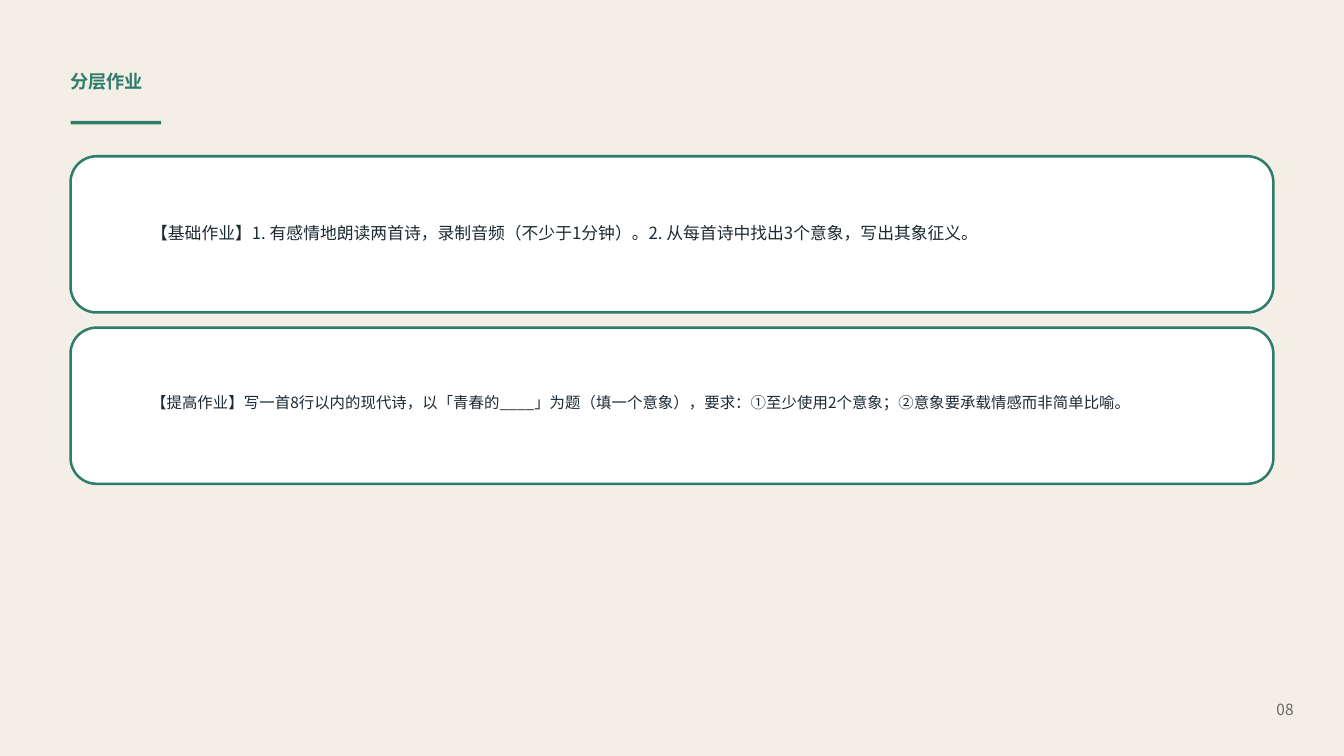
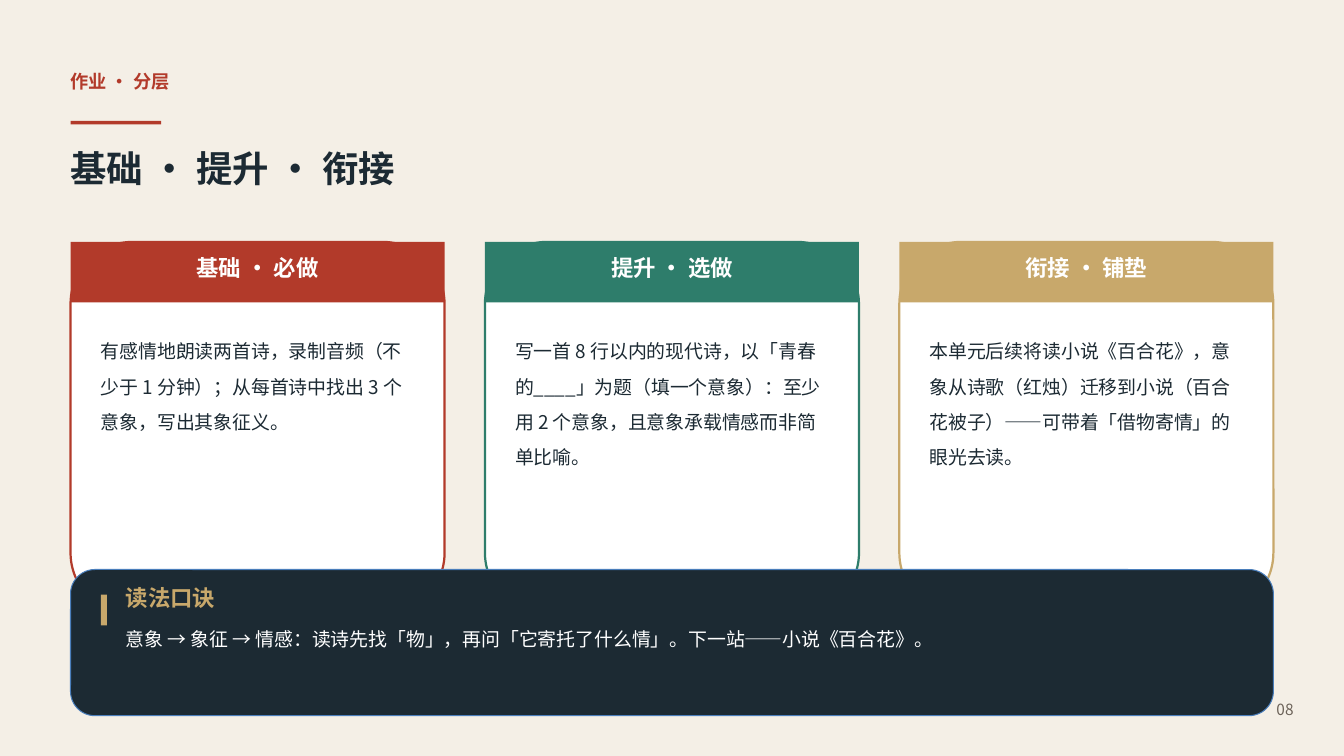
Before and after one commit to katarakinkim-arch/english-lesson-miniprogram, a slide deck: slide 8 of preview_v7/cn/l-cn-bs-u1-3.pptx. Drawn at 1344x756 pixels with LibreOffice and Linux fonts; fonts in the diff are those of the drawing. Boxes give left, top, right and bottom in pixels: in the first picture for what was removed or moved away, otherwise in the second. Text is boxed around its words. In the diff, an @@ line names an element or a change of style, - is before the commit and + after.

Commit message:
fine: 语文 必修上 u2-1 + 第一单元 u1-1..u1-3 精细化课堂PPTX（四层审计全PASS）

```diff
--- a/preview_v7/cn/l-cn-bs-u1-3.pptx
+++ b/preview_v7/cn/l-cn-bs-u1-3.pptx
@@ text at <box>71,72,169,90</box>: text changed; text colour #2E7D6B to #B23A2A @@
-分层作业
+作业 · 分层
@@ rectangle at <box>71,121,161,124</box>: fill #2E7D6B to #B23A2A @@
@@ rounded rectangle removed at <box>71,156,1273,313</box> @@
@@ text added at <box>71,151,395,186</box>, 26 pt, text #1C2A33, bold @@
+基础 · 提升 · 衔接
@@ rounded rectangle added at <box>71,242,445,615</box>, fill #FFFFFF, outline #B23A2A 1.6 pt @@
@@ rectangle added at <box>71,242,445,302</box>, fill #B23A2A @@
@@ text added at <box>197,257,319,278</box>, 16 pt, text #FFFFFF, bold @@
+基础 · 必做
@@ rounded rectangle added at <box>485,242,859,615</box>, fill #FFFFFF, outline #2E7D6B 1.6 pt @@
@@ rectangle added at <box>485,242,859,302</box>, fill #2E7D6B @@
@@ text added at <box>611,257,733,278</box>, 16 pt, text #FFFFFF, bold @@
+提升 · 选做
@@ rounded rectangle added at <box>899,242,1273,615</box>, fill #FFFFFF, outline #C8A86B 1.6 pt @@
@@ rectangle added at <box>899,242,1273,302</box>, fill #C8A86B @@
@@ text added at <box>1025,257,1148,278</box>, 16 pt, text #FFFFFF, bold @@
+衔接 · 铺垫
@@ rounded rectangle removed at <box>71,328,1273,484</box> @@
@@ text at <box>101,342,402,431</box>: text changed; size 12 to 13.5 pt @@
-【基础作业】1. 有感情地朗读两首诗，录制音频（不少于1分钟）。2. 从每首诗中找出3个意象，写出其象征义。
+有感情地朗读两首诗，录制音频（不少于 1 分钟）；从每首诗中找出 3 个意象，写出其象征义。
@@ text added at <box>515,342,821,466</box>, 13.5 pt, text #1C2A33 @@
+写一首 8 行以内的现代诗，以「青春的____」为题（填一个意象）：至少用 2 个意象，且意象承载情感而非简单比喻。
@@ text added at <box>930,342,1231,466</box>, 13.5 pt, text #1C2A33 @@
+本单元后续将读小说《百合花》，意象从诗歌（红烛）迁移到小说（百合花被子）——可带着「借物寄情」的眼光去读。
@@ text removed at <box>151,395,1130,411</box> @@
-【提高作业】写一首8行以内的现代诗，以「青春的____」为题（填一个意象），要求：①至少使用2个意象；②意象要承载情感而非简单比喻。
@@ rounded rectangle added at <box>71,570,1273,716</box>, fill #1C2A33, outline #4B7EBC 0.75 pt @@
@@ rectangle added at <box>101,595,107,626</box>, fill #C8A86B @@
@@ text added at <box>126,587,933,648</box>, 13.5 pt, text #FFFFFF @@
+读法口诀
+意象 → 象征 → 情感：读诗先找「物」，再问「它寄托了什么情」。下一站——小说《百合花》。
```
Also in this commit, not shown: 5 other slides changed, 3 slides added, 3 slides removed, 9 other files.
